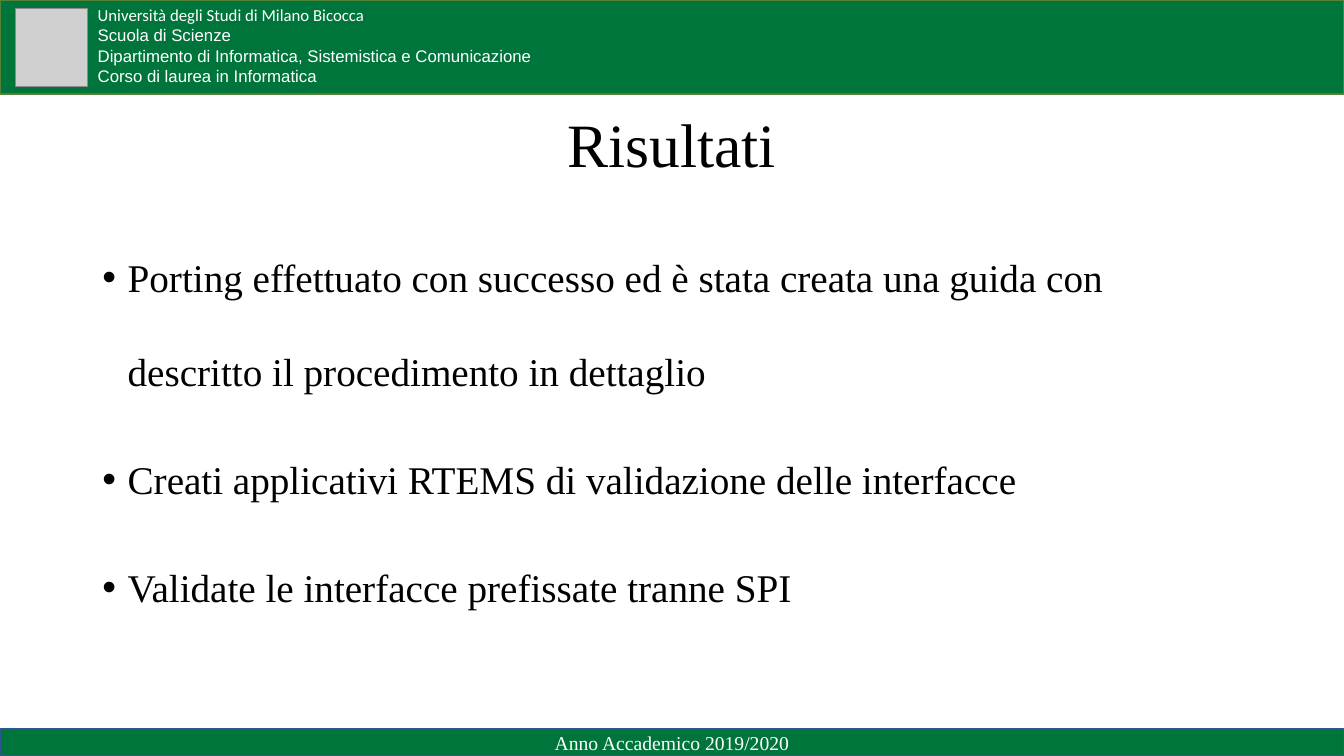
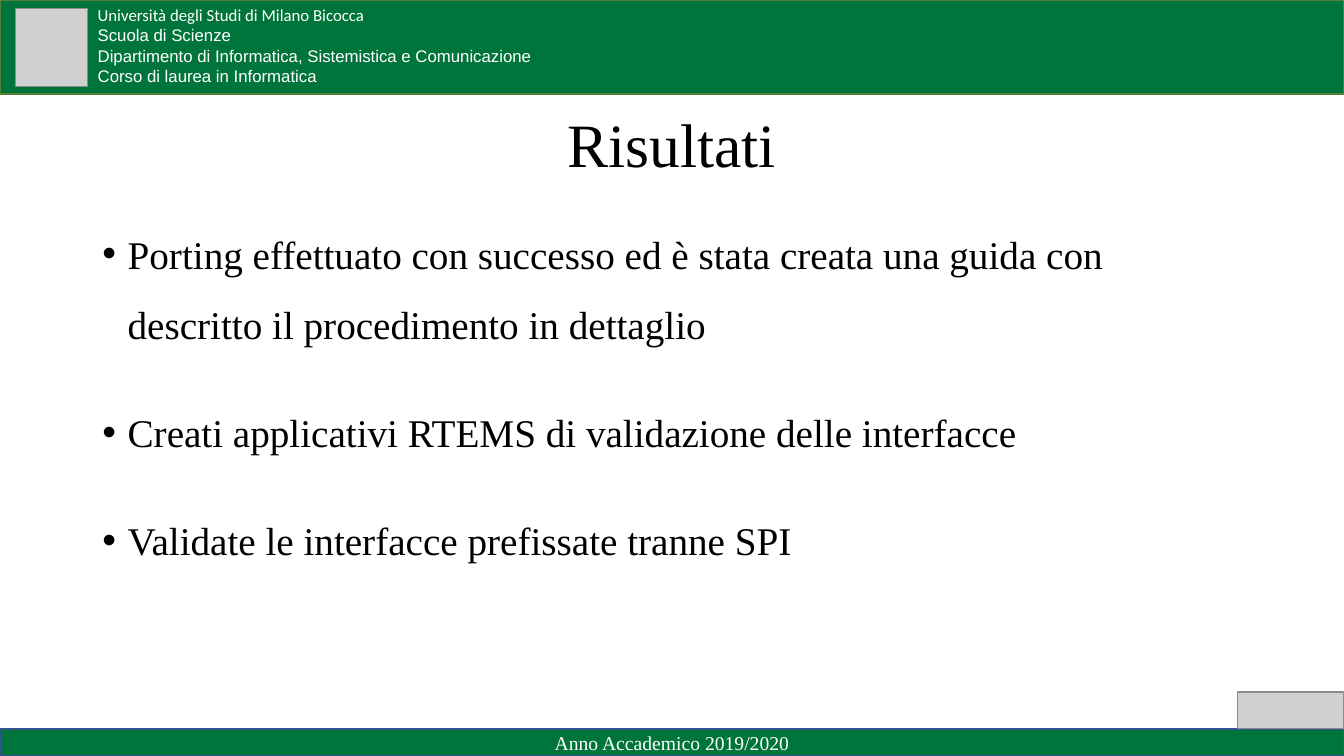
Before and after one commit to Zetlark28/RTEMS-Rpi3B, a slide deck: slide 11 of Presentazione/Presentazione LT.pptx (slide 12 before the commit). Drawn at 1344x756 pixels with LibreOffice and Linux fonts; fonts in the diff are those of the drawing; grey boxes stand for pictures. Boxes give left, top, right and bottom in pixels: in the first picture for what was removed or moved away, otherwise in the second. Text is boxed around its words. In the diff, an @@ line names an element or a change of style, - is before the commit and + after.

```diff
--- a/Presentazione/Presentazione LT.pptx
+++ b/Presentazione/Presentazione LT.pptx
@@ text at <box>128,241,1103,347</box>: line spacing 2 to 1.5 @@
@@ picture added at <box>1238,692,1344,729</box> @@
```
Also in this commit, not shown: 11 other slides changed, 1 slide removed, 6 other files.
